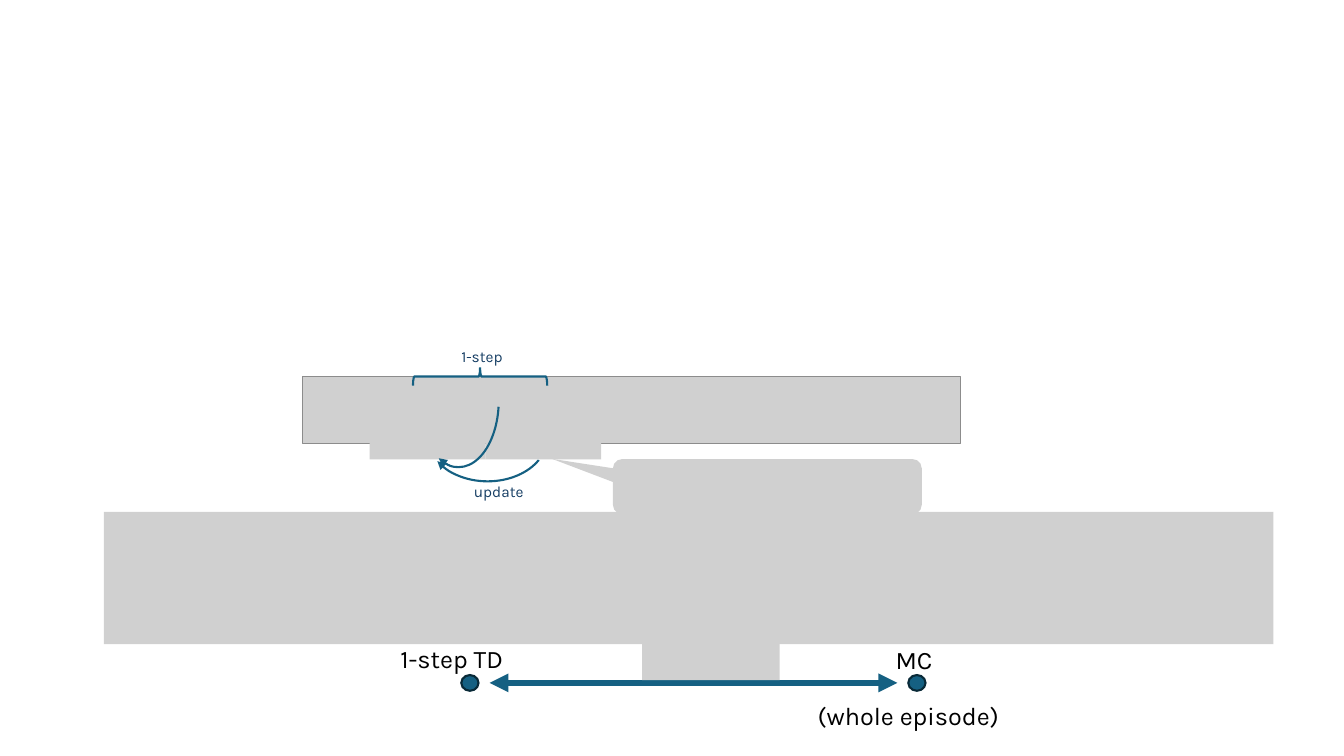
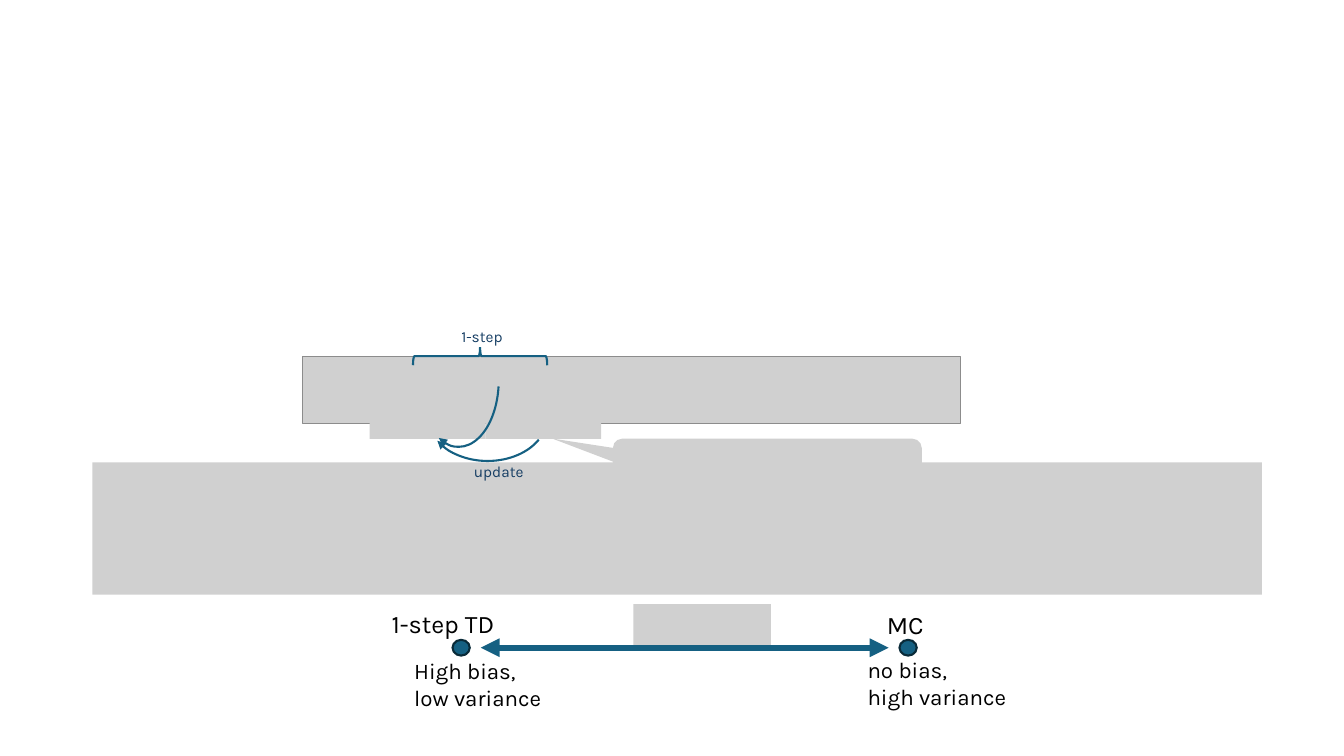
Before and after one commit to mhahsler/Introduction_to_Reinforcement_Learning, a slide deck: slide 4 of slides/Lecture_Chapter07.pptx. Drawn at 1344x756 pixels with LibreOffice and Linux fonts; fonts in the diff are those of the drawing; grey boxes stand for pictures. Boxes give left, top, right and bottom in pixels: in the first picture for what was removed or moved away, otherwise in the second. Text is boxed around its words. In the diff, an @@ line names an element or a change of style, - is before the commit and + after.

```diff
--- a/slides/Lecture_Chapter07.pptx
+++ b/slides/Lecture_Chapter07.pptx
@@ 4 pictures, 2 texts, 2 arc (boxed as its full ellipse)s, 1 right brace: place and size @@
-4 pictures, 2 texts, 2 arc (boxed as its full ellipse)s, 1 right brace at bbox=[302, 334, 960, 514]
+4 pictures, 2 texts, 2 arc (boxed as its full ellipse)s, 1 right brace at bbox=[302, 314, 960, 494]
@@ picture: place and size @@
-picture at bbox=[104, 512, 1273, 644]
+picture at bbox=[93, 463, 1262, 595]
@@ 2 texts, 2 ellipses, 1 picture, 1 double arrow: place and size @@
-2 texts, 2 ellipses, 1 picture, 1 double arrow at bbox=[400, 639, 933, 692]
+2 texts, 2 ellipses, 1 picture, 1 double arrow at bbox=[392, 604, 924, 656]
@@ text added at bbox=[414, 663, 541, 707], 16 pt, text #000000 @@
+High bias,
+low variance
@@ text added at bbox=[868, 662, 1006, 711], 16 pt, text #000000 @@
+no bias,
+high variance
@@ text removed at bbox=[818, 707, 999, 731] @@
-(whole episode)
```
Also in this commit, not shown: 1 slide added, 1 slide removed, 1 other file.
